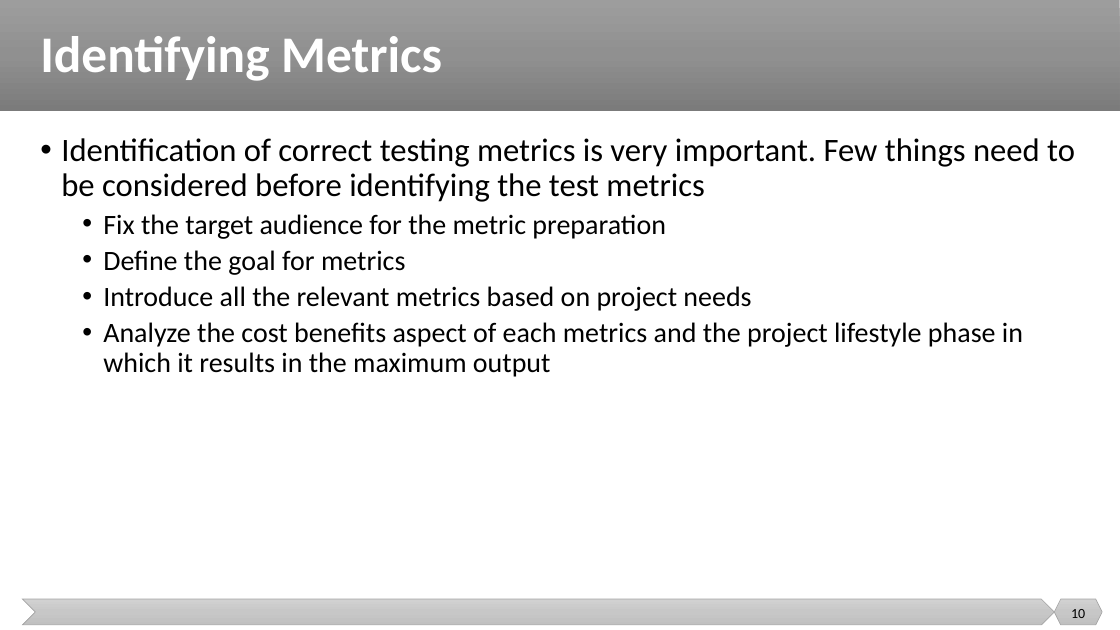
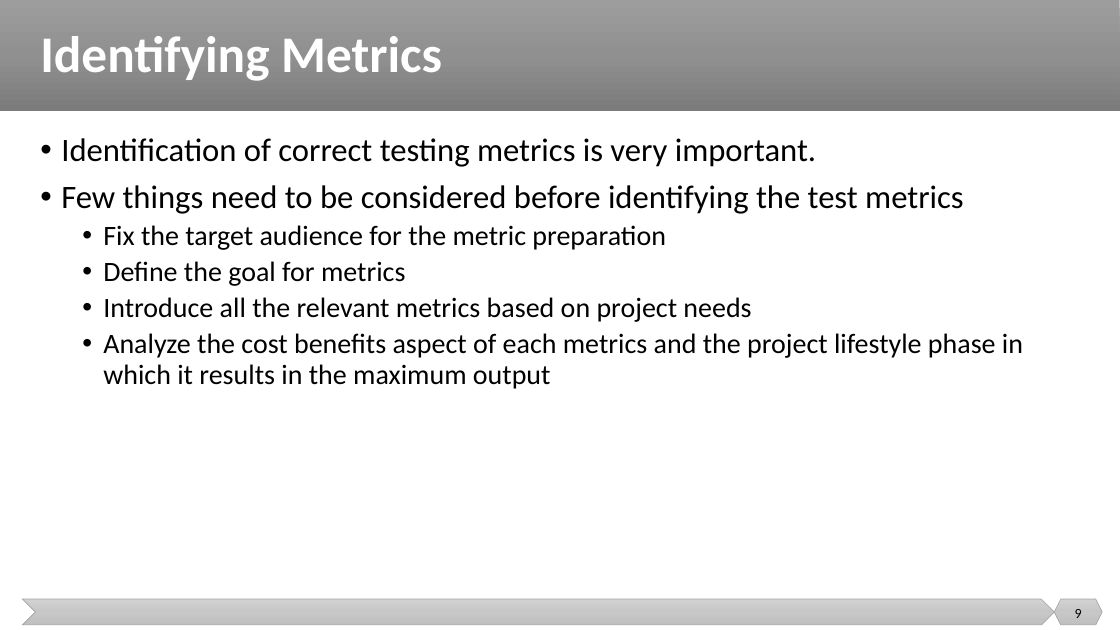
Before and after one commit to malenezi/malenezi, a slide deck: slide 9 of SE401/Lectures/9-Testing Metrics and Tools/Testing Metrics and Tools.pptx (slide 10 before the commit). Drawn at 1120x630 pixels with LibreOffice and Linux fonts; fonts in the diff are those of the drawing. Boxes give left, top, right and bottom in pixels: in the first picture for what was removed or moved away, otherwise in the second. Text is boxed around its words. In the diff, an @@ line names an element or a change of style, - is before the commit and + after.

```diff
--- a/SE401/Lectures/9-Testing Metrics and Tools/Testing Metrics and Tools.pptx
+++ b/SE401/Lectures/9-Testing Metrics and Tools/Testing Metrics and Tools.pptx
@@ text at (61,138,963,214): text changed @@
-• Identification of correct testing metrics is very important. Few things need to be considered before identifying the test metrics
+• Identification of correct testing metrics is very important.
+• Few things need to be considered before identifying the test metrics
@@ page number at (1075,609,1082,618): text changed @@
-10
+9
```
Also in this commit, not shown: 37 other slides changed, 6 slides added, 3 slides removed.
